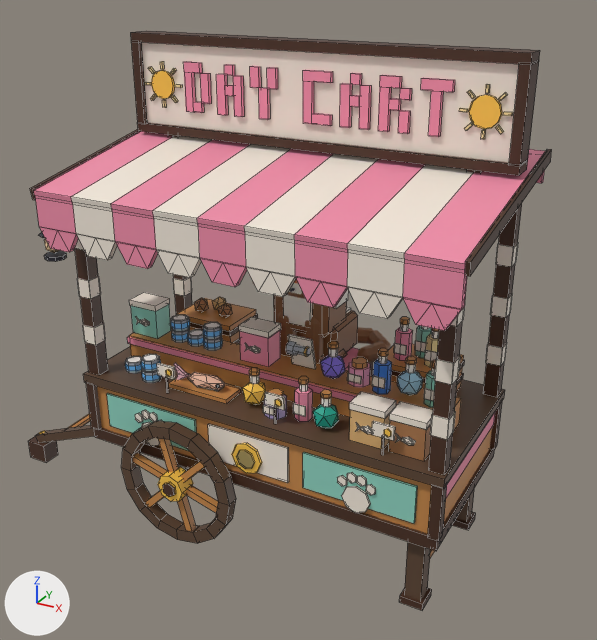
Before and after pictures for a commit that changed the FBX model assets/cat-cafe/exports/CatCafe_Town_DayCart.fbx.
Rendered twice from a camera (50 mm lens) standing at (0.068, -0.1028, 0.087) and looking at (0.0102, 0.0024, 0.0344). The lights are fixed; the arrows at lower left show +X, +Y and +Z. The first picture is the older version. Mesh edges are drawn as thin lines on the coarser meshes. Where no turn or scale is listed for an object, it has been applied to the vertices.

The first picture shows 'CatCafe_Town_DayCart', 'CatCafe_Town_DayCart_Cat_Body' and 5 more.
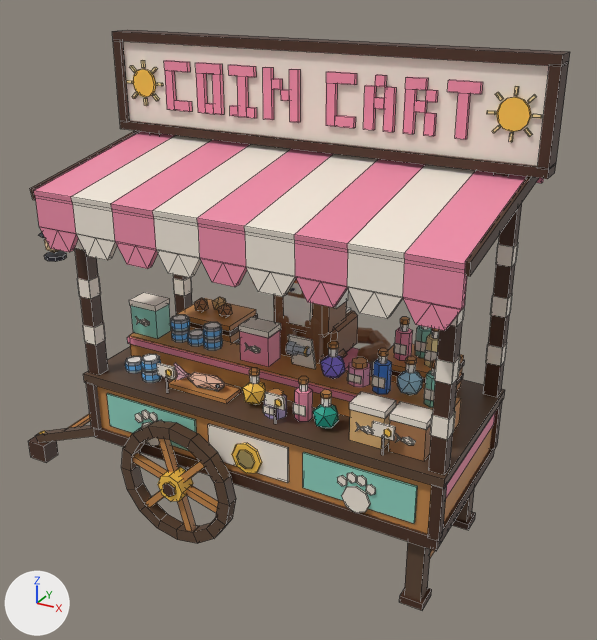
Changed parts and their boxes [x1, y1, x2, y2] in the pictures (597 x 640 px; the box of a moved part takes in the faces that stretch with it):
'CatCafe_Town_DayCart', reshaped
    before: [28, 31, 552, 611]
    after: [28, 30, 570, 611]
part 1 of me_catcafe_town_daycart, moved or reshaped
    before: [459, 108, 468, 112]
    after: [532, 114, 542, 119]
part 2 of me_catcafe_town_daycart, moved or reshaped
    before: [145, 82, 151, 85]
    after: [155, 83, 163, 86]
part 3 of me_catcafe_town_daycart, moved or reshaped (mostly hidden)
    before: [467, 169, 482, 173]
    after: [494, 173, 510, 176]
part 4 of me_catcafe_town_daycart, moved or reshaped (mostly hidden)
    before: [168, 134, 180, 137]
    after: [150, 132, 161, 135]
part 5 of me_catcafe_town_daycart, moved or reshaped
    before: [131, 31, 540, 175]
    after: [112, 30, 570, 179]
part 6 of me_catcafe_town_daycart, surface changed
    before: [161, 61, 507, 105]
    after: [147, 71, 531, 136]

The change in detail:
me_catcafe_town_daycart is used by ob_catcafe_town_daycart; location (0.0, 0.0, 0.0).
me_catcafe_town_daycart had 2986 vertices, 2451 faces and spanned x -0.041..0.0431, y -0.0182..0.0178, z 0.0..0.0761.
me_catcafe_town_daycart now has 3016 vertices, 2475 faces and spans x -0.041..0.0454, y -0.0182..0.0178, z 0.0..0.0761.
me_catcafe_town_daycart part 1: the loose piece of 8 vertices spanning x 0.0327..0.0338, y 0.0055..0.006, z 0.0682..0.0686 is moved by (0.0097, 0.0, 0.0).
me_catcafe_town_daycart part 2: the loose piece of 8 vertices spanning x -0.0198..-0.0187, y 0.0055..0.006, z 0.0682..0.0686 is moved by (0.0022, 0.0, 0.0).
me_catcafe_town_daycart part 3: the loose piece of 8 vertices spanning x 0.0343..0.0363, y 0.0063..0.0082, z 0.0544..0.0609 is moved by (0.0038, 0.0, 0.0).
me_catcafe_town_daycart part 4: the loose piece of 8 vertices spanning x -0.0162..-0.0142, y 0.0063..0.0082, z 0.0544..0.0609 is moved by (-0.0037, 0.0, 0.0).
me_catcafe_town_daycart part 5: 252 vertices moved from x -0.0216..0.0417, y 0.0053..0.0092, z 0.0607..0.0761 to x -0.0254..0.0454, y 0.0053..0.0092, z 0.0607..0.0761; 108 vertices removed from x -0.0189..0.0389, y 0.0054..0.0061, z 0.0646..0.0721; 106 vertices added at x -0.0184..0.0389, y 0.0054..0.0061, z 0.0646..0.0721.
me_catcafe_town_daycart part 6: 16 kept faces spanning x -0.0222..0.0422, y -0.0179..0.0061, z 0.0503..0.0721 get new texture (UV) coordinates.
Other edits to the shape of me_catcafe_town_daycart do not show in these pictures.
